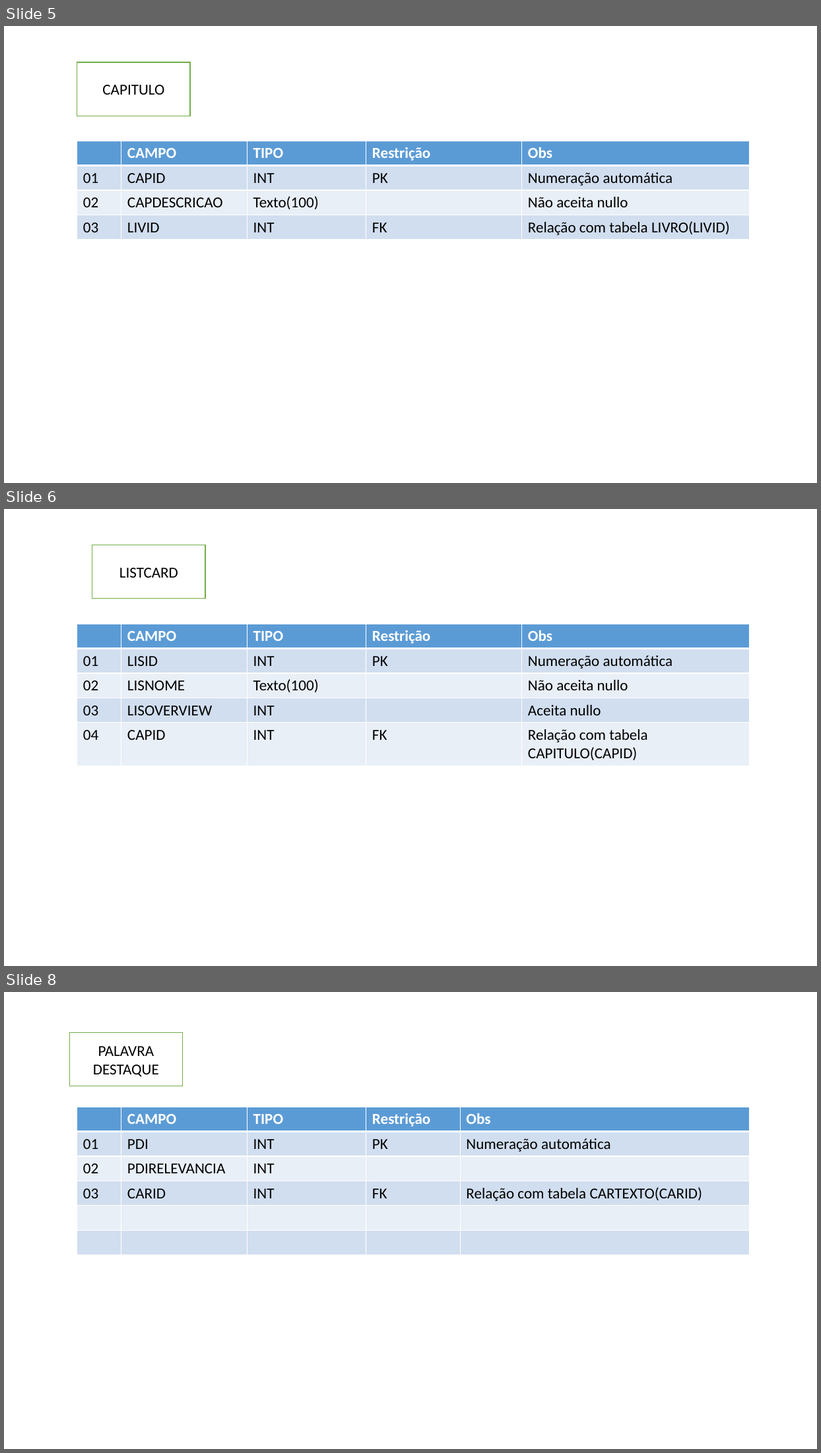
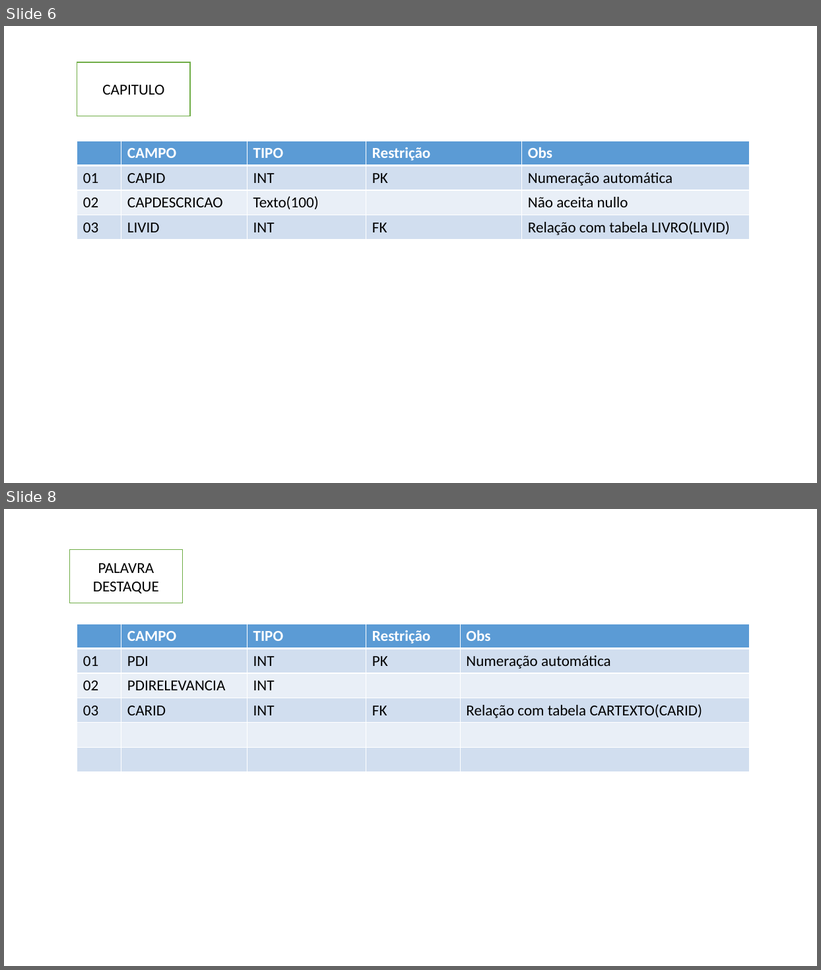
Before and after one commit to viniciuss1812/Projeto-Bookcard, a slide deck: Documentacao/bookCarddocumentacao.pptx. Shown one above the other, each under a label of ours: slides 5, 6 and 8 before the commit, slides 6 and 8 after it; the slides between them are not shown. The pictures are 821x1453 and 821x970 pixels, drawn with LibreOffice and Linux fonts; fonts in the diff are those of the drawing. Boxes give left, top, right and bottom in pixels: in the first picture for what was removed or moved away, otherwise in the second. Text is boxed around its words. In the diff, an @@ line names an element or a change of style, - is before the commit and + after.

```diff
--- a/Documentacao/bookCarddocumentacao.pptx
+++ b/Documentacao/bookCarddocumentacao.pptx
@@ slide 6 removed at <box>4,509,817,966</box>, background #FFFFFF @@
@@ rectangle removed at <box>92,545,206,599</box> @@
-LISTCARD
@@ table removed at <box>77,624,749,765</box>, 5 rows, 5 columns @@
- | CAMPO | TIPO | Restrição | Obs
-01 | LISID | INT | PK | Numeração automática
-02 | LISNOME | Texto(100) |  | Não aceita nullo
-03 | LISOVERVIEW | INT |  | Aceita nullo
-04 | CAPID | INT | FK | Relação com tabela CAPITULO(CAPID)
@@ what was slide 5 is now slide 6 @@
```
Also in this commit, not shown: 2 slides changed, 9 slides added, 1 other file.
